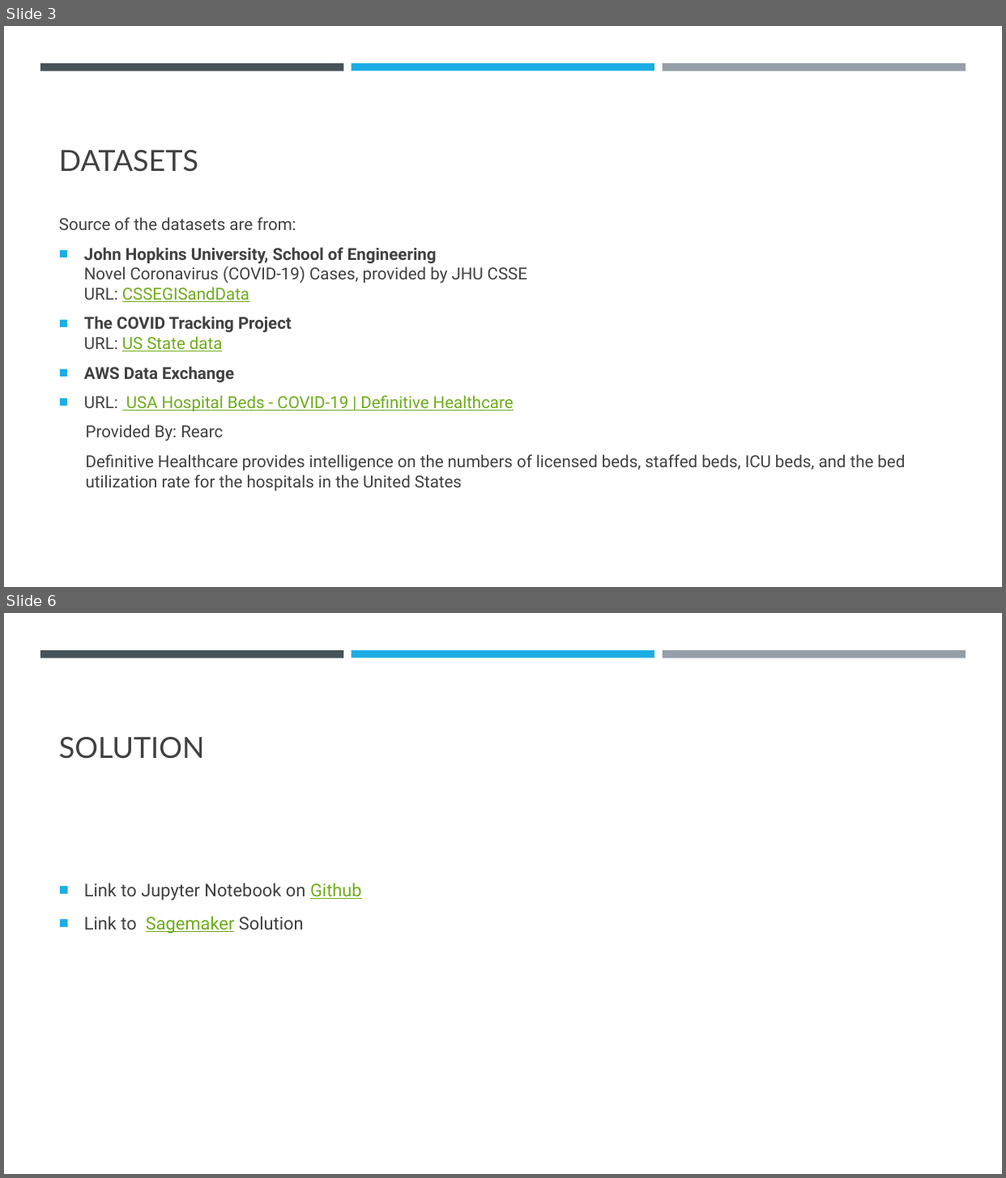
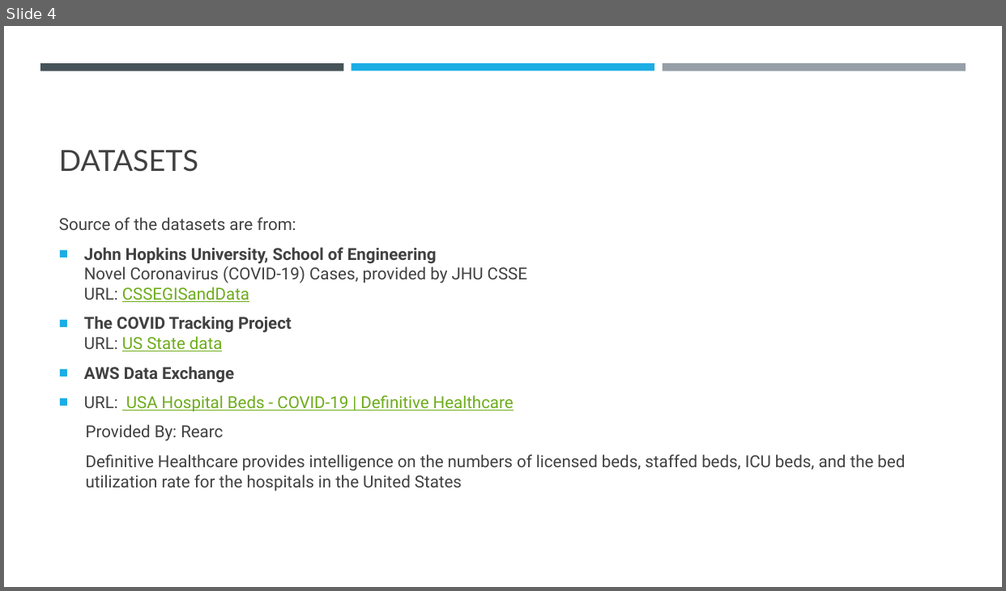
Before and after one commit to elizabethqiu/2020-wwcode-dshackathon-covid19ml, a slide deck: Team 9 - Karen Sparck-Jones/Team 9 - Karen Sparck-Jones.pptx. Shown one above the other, each under a label of ours: slides 3 and 6 before the commit, slide 4 after it; the slides between them are not shown. The pictures are 1006x1178 and 1006x591 pixels, drawn with LibreOffice and Linux fonts; fonts in the diff are those of the drawing. Boxes give left, top, right and bottom in pixels: in the first picture for what was removed or moved away, otherwise in the second. Text is boxed around its words. In the diff, an @@ line names an element or a change of style, - is before the commit and + after.

```diff
--- a/Team 9 - Karen Sparck-Jones/Team 9 - Karen Sparck-Jones.pptx
+++ b/Team 9 - Karen Sparck-Jones/Team 9 - Karen Sparck-Jones.pptx
@@ slide 6 removed at bbox=[4, 613, 1002, 1174], background #FFFFFF; not listed: 3 template elements that a slide beside it also shows @@
@@ title removed at bbox=[59, 737, 204, 759] @@
-SOLUTION
@@ text removed at bbox=[84, 883, 362, 934] @@
-■ Link to Jupyter Notebook on Github
-■ Link to Sagemaker Solution
@@ what was slide 3 is now slide 4 @@
```
Also in this commit, not shown: 4 slides changed, 5 slides added, 1 other slide removed.
